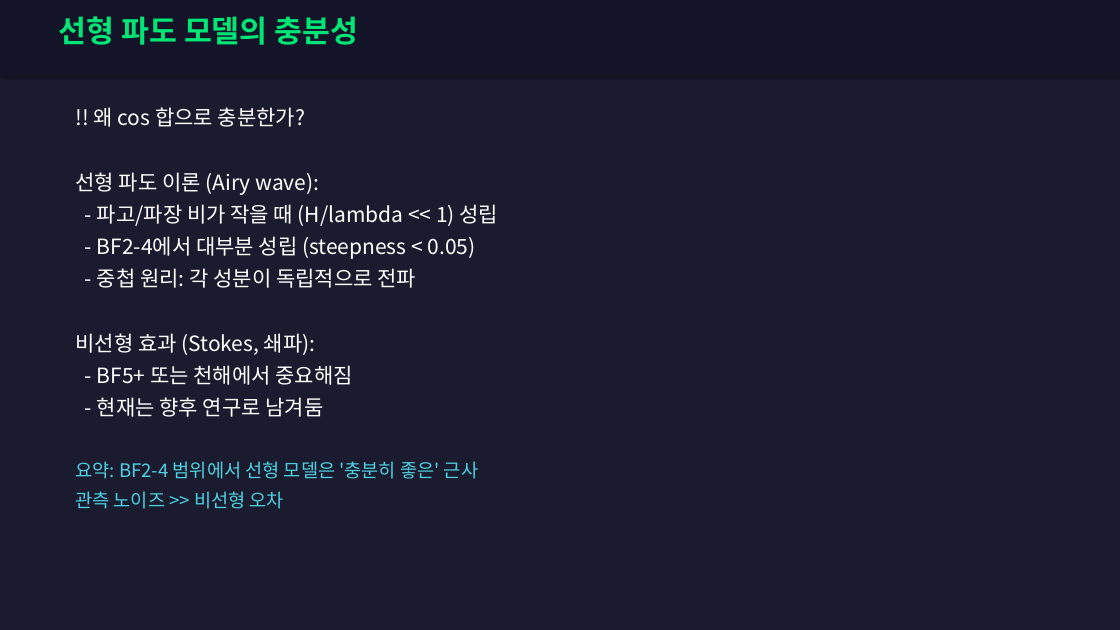
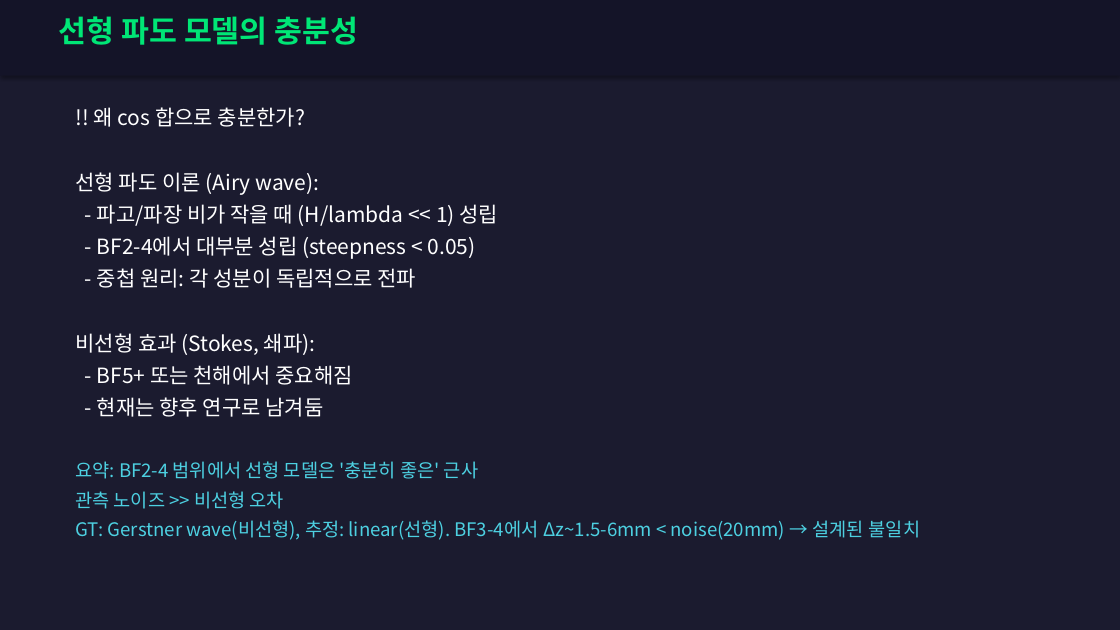
Before and after one commit to SAEYONGPARK94/wavesplat, a slide deck: slide 15 of wavesplat/docs/WaveSplat_Algorithm_Guide.pptx. Drawn at 1120x630 pixels with LibreOffice and Linux fonts; fonts in the diff are those of the drawing. Boxes give left, top, right and bottom in pixels: in the first picture for what was removed or moved away, otherwise in the second. Text is boxed around its words. In the diff, an @@ line names an element or a change of style, - is before the commit and + after.

```diff
--- a/wavesplat/docs/WaveSplat_Algorithm_Guide.pptx
+++ b/wavesplat/docs/WaveSplat_Algorithm_Guide.pptx
@@ text at (75,520,920,540): paragraph added @@
+GT: Gerstner wave(비선형), 추정: linear(선형). BF3-4에서 Δz~1.5-6mm < noise(20mm) → 설계된 불일치
```
Also in this commit, not shown: 6 other slides changed, 1 other file.
